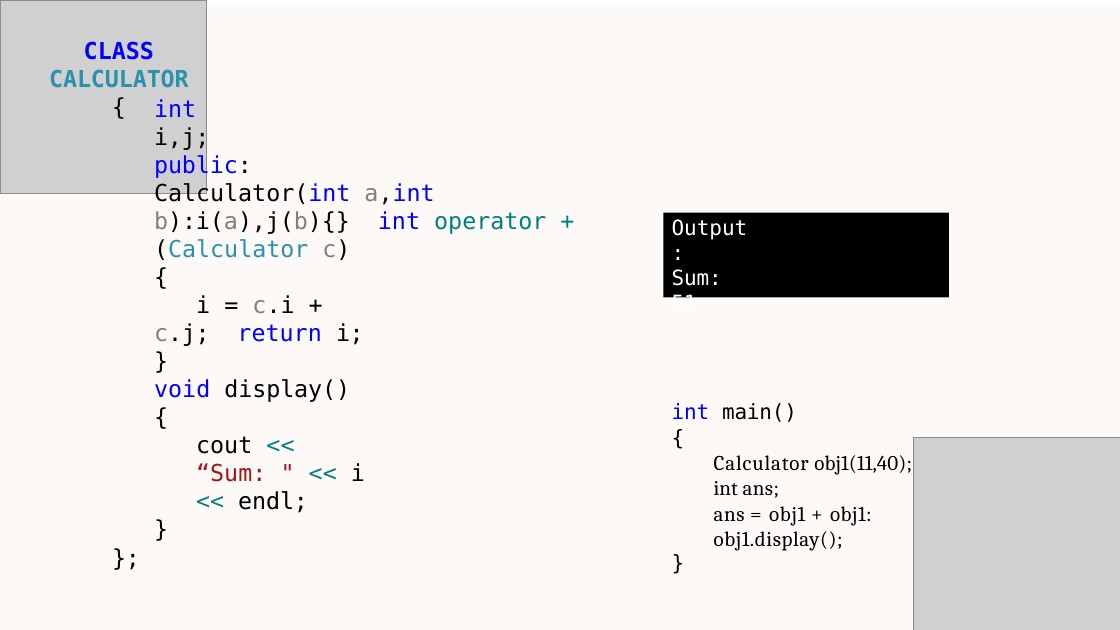
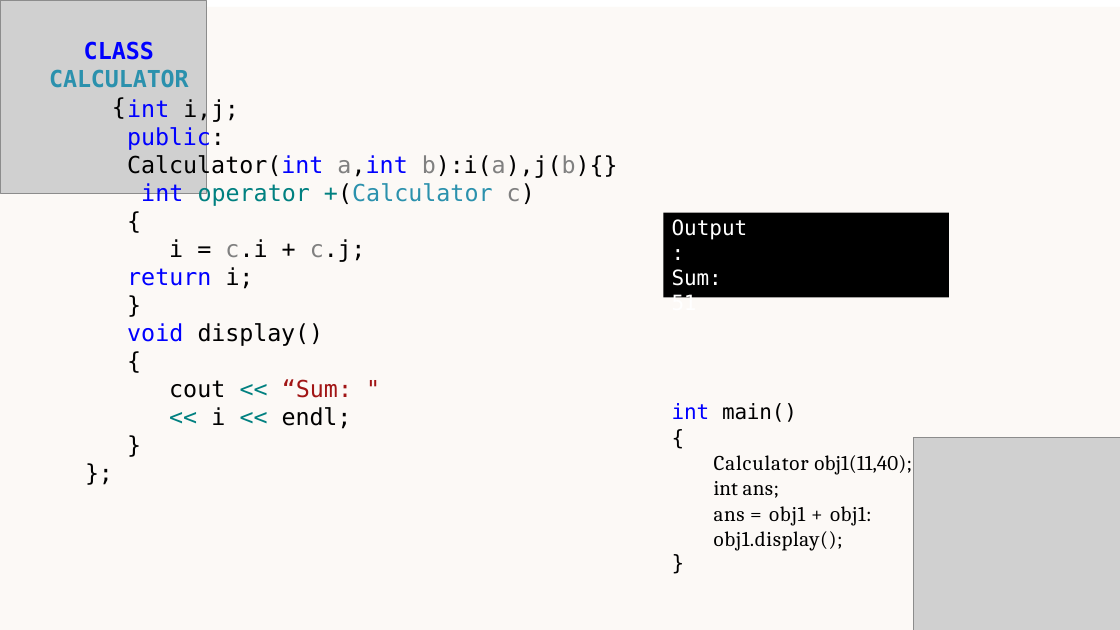
Before and after one commit to HussainDurrani1/uni-material, a slide deck: slide 12 of Semester 3/OOP/OOP_Week7.pptx. Drawn at 1120x630 pixels with LibreOffice and Linux fonts; fonts in the diff are those of the drawing; grey boxes stand for pictures. Boxes give left, top, right and bottom in pixels: in the first picture for what was removed or moved away, otherwise in the second. Text is boxed around its words. In the diff, an @@ line names an element or a change of style, - is before the commit and + after.

```diff
--- a/Semester 3/OOP/OOP_Week7.pptx
+++ b/Semester 3/OOP/OOP_Week7.pptx
@@ text "int i,j; public:": place and size @@
-text "int i,j; public:" at (154,99,546,454)
+text "int i,j; public:" at (127,98,618,429)
@@ text at (127,154,618,207): text changed @@
-Calculator(int a,int b):i(a),j(b){} int operator +(Calculator c)
+Calculator(int a,int b):i(a),j(b){}
+int operator +(Calculator c)
```
Also in this commit, not shown: 8 other files.
